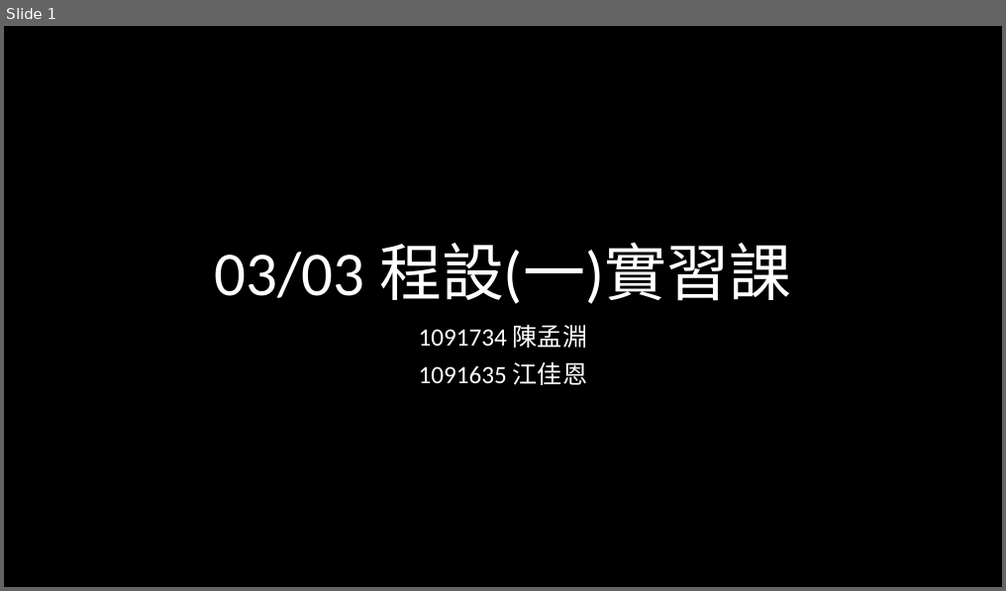
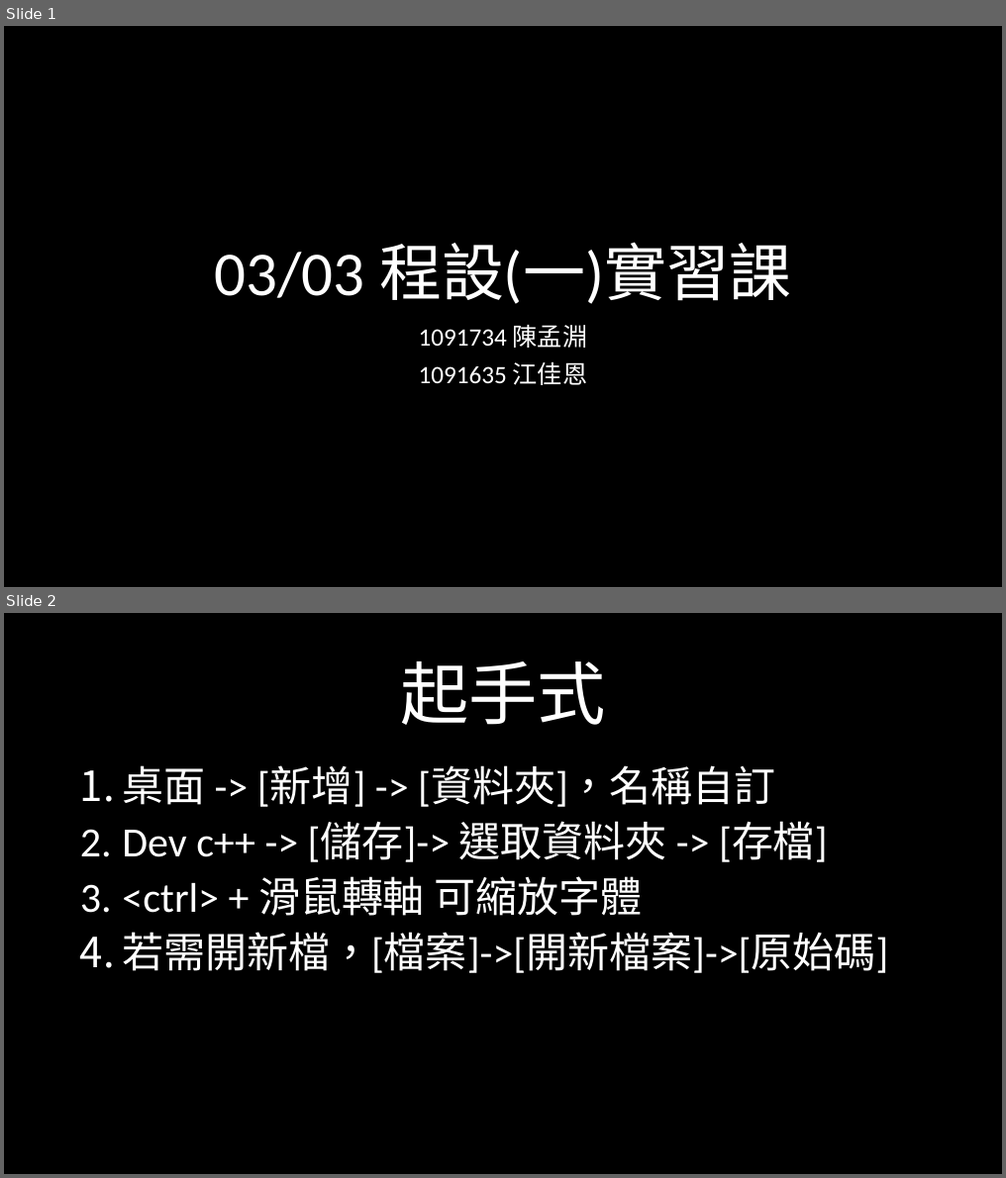
Before and after one commit to weermark/class, a slide deck: class_ppt/程一實習0303.pptx. Shown one above the other, each under a label of ours: slide 1 before the commit, slides 1 and 2 after it. The pictures are 1006x591 and 1006x1178 pixels, drawn with LibreOffice and Linux fonts; fonts in the diff are those of the drawing. Boxes give left, top, right and bottom in pixels: in the first picture for what was removed or moved away, otherwise in the second. Text is boxed around its words. In the diff, an @@ line names an element or a change of style, - is before the commit and + after.

```diff
--- a/class_ppt/程一實習0303.pptx
+++ b/class_ppt/程一實習0303.pptx
@@ slide 2 added at (x1=4, y1=613, x2=1002, y2=1174), background #000000 @@
@@ title added at (x1=400, y1=662, x2=606, y2=725), 66 pt, text #FFFFFF @@
+起手式
@@ text added at (x1=122, y1=765, x2=888, y2=973), 40 pt, text #FFFFFF @@
+1. 桌面 -> [新增] -> [資料夾]，名稱自訂
+2. Dev c++ -> [儲存]-> 選取資料夾 -> [存檔]
+3. <ctrl> + 滑鼠轉軸 可縮放字體
+4. 若需開新檔，[檔案]->[開新檔案]->[原始碼]
```
Also in this commit, not shown: 2 slides changed, 6 other slides added, 1 slide removed, 1 other file.
